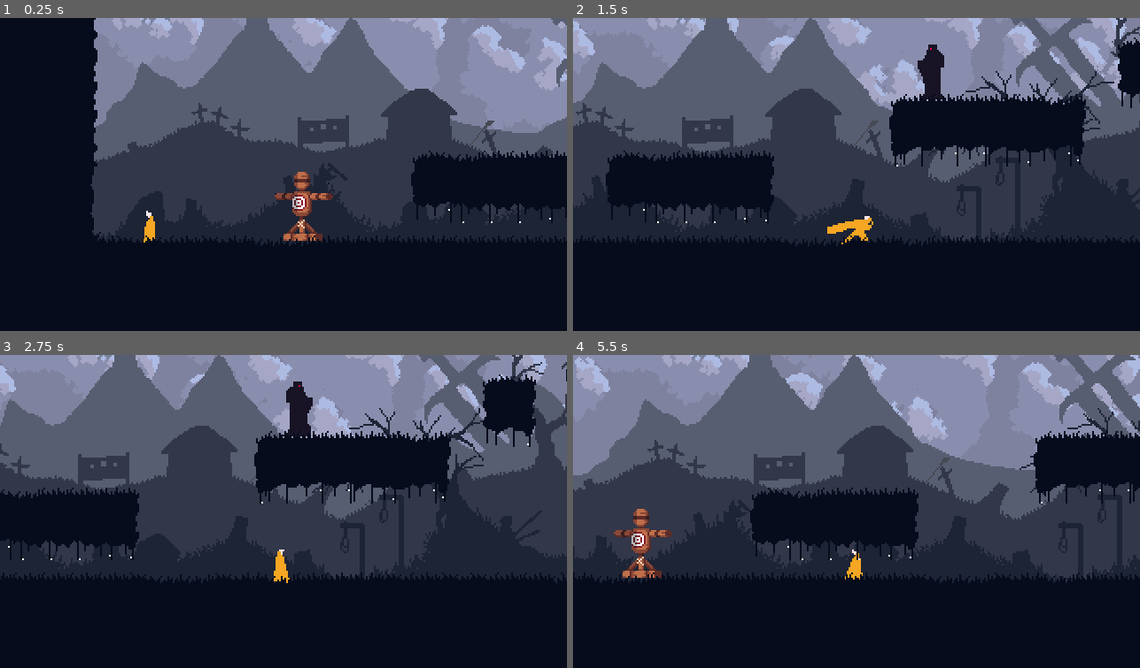
Above: before the commit, frames 1-4 (two rows, left to right).
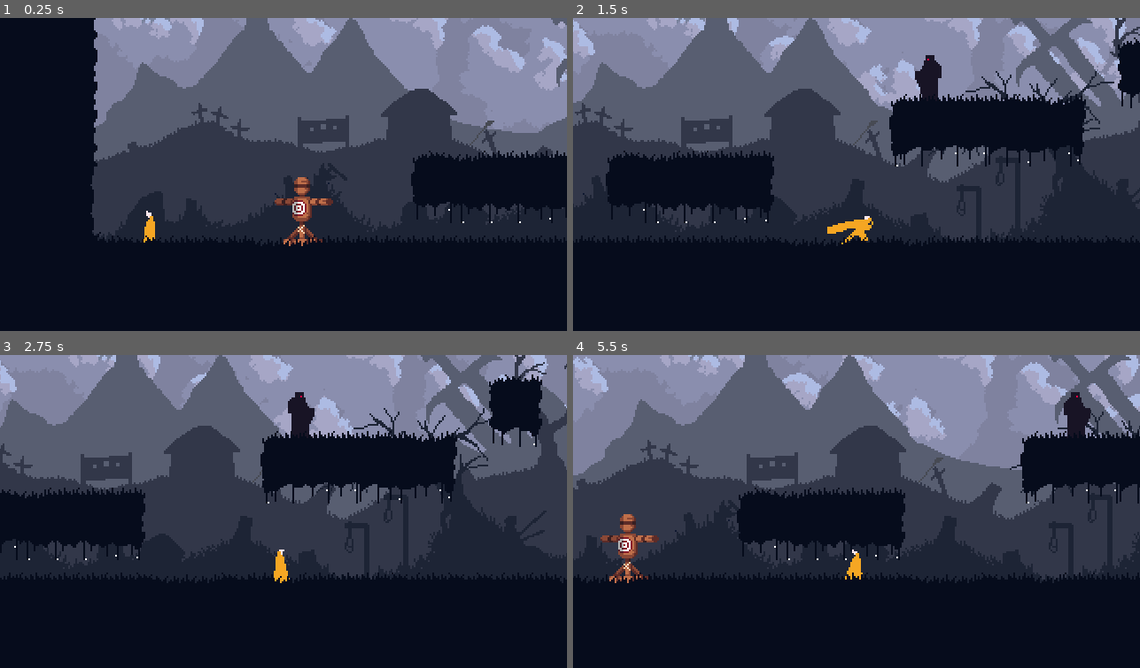
Above: after the commit, the same moments.

Repository: petrik33/bsu-action-platformer
Game: Godot game, scene res://scene/game.tscn
The game is run twice, just before and just after one commit, with the same random seed, the same clock (stepped at 60 frames per second) and the same inputs.
Inputs (mouse positions are in pixels of both pictures, inside the frame that each line leads up to):
- Up to frame 1 (0.25 s): no input
- Up to frame 2 (1.5 s): move the mouse to (981, 161) at 0.52 s; hold D (right) from 0.53 s (still down); click (981, 161) at 0.6 s; tap Space (jump) at 0.77 s; tap Shift (roll) at 0.8, 1.35 s; move the mouse to (743, 193) at 1.27 s
- Up to frame 3 (2.75 s): tap Space (jump) at 1.52 s; tap C (sprint) at 1.55, 2.1 s; move the mouse to (340, 442) at 2.02 s; release D (right) at 2.03 s; hold A (left) from 2.03 s (still down); tap Z (walk) at 2.3 s
- Up to frame 4 (5.5 s): move the mouse to (828, 577) at 2.77 s; release A (left) at 2.78 s; hold D (right) 2.78-4.28 s; tap Z (walk) at 2.85, 5.3 s; tap Space (jump) at 3.02, 3.77, 4.52 s; click (828, 577) at 3.05 s; move the mouse to (1026, 561) at 3.52 s; click (1026, 561) at 3.6 s; tap Shift (roll) at 3.8, 4.35 s; move the mouse to (686, 467) at 4.27 s; hold A (left) 4.28-5.03 s; tap C (sprint) at 4.55, 5.1 s; move the mouse to (884, 514) at 5.02 s; hold D (right) from 5.03 s (still down)

The runs differ from the first frame. In frame 1, 0.9% of the frame differs, in the area x 48-59%, y 49-73%; in frame 2, 0.7%; in frame 3, 6.4%; in frame 4, 9.8%, in the area x 0-100%, y 0-73%.

Commit message:
Base speed for hero, attack reimpl as self-transitioning state, post-refactor fixes, enemy steering instead of speed changing

Diff:
--- a/scene/enemies/mage.tscn
+++ b/scene/enemies/mage.tscn
@@ -18,6 +18,8 @@
 [ext_resource type="PackedScene" uid="uid://8u16f5cw6syf" path="res://scene/enemies/states/hurt.tscn" id="12_0c3hi"]
 [ext_resource type="PackedScene" uid="uid://cu1fyvhsvvnxt" path="res://scene/enemies/states/investigate.tscn" id="13_rtlgi"]
 [ext_resource type="PackedScene" uid="uid://dqk86am2bll74" path="res://scene/enemies/states/alert.tscn" id="17_0c3hi"]
+[ext_resource type="Script" uid="uid://buji1uw4mpk74" path="res://script/physics/steering.gd" id="19_oulf2"]
+[ext_resource type="PackedScene" uid="uid://d2sud346rxdoh" path="res://scene/common/gravity.tscn" id="20_rj7a1"]
 
 [sub_resource type="RectangleShape2D" id="RectangleShape2D_vxxwj"]
 size = Vector2(12, 31)
@@ -266,7 +268,7 @@
 [sub_resource type="RectangleShape2D" id="RectangleShape2D_srgcj"]
 size = Vector2(105, 44)
 
-[node name="Mage" type="CharacterBody2D" unique_id=927593917 node_paths=PackedStringArray("state_machine", "perception", "navigation", "hurt_box", "hit_box", "alert_vfx", "visuals", "sprite")]
+[node name="Mage" type="CharacterBody2D" unique_id=927593917 node_paths=PackedStringArray("state_machine", "perception", "navigation", "hurt_box", "hit_box", "alert_vfx", "steering", "gravity", "visuals", "sprite")]
 collision_layer = 4
 script = ExtResource("1_oqubo")
 state_machine = NodePath("StateMachine")
@@ -275,6 +277,8 @@
 hurt_box = NodePath("Visual/HurtBox")
 hit_box = NodePath("Visual/HitBox")
 alert_vfx = NodePath("AlertVfx")
+steering = NodePath("Steering")
+gravity = NodePath("Gravity")
 visuals = NodePath("Visual")
 sprite = NodePath("Visual/AnimatedSprite2D")
 metadata/_custom_type_script = "uid://w23557yemp8u"
@@ -356,3 +360,9 @@
 [node name="Investigate" parent="StateMachine" unique_id=2119018935 instance=ExtResource("13_rtlgi")]
 
 [node name="Alert" parent="StateMachine" unique_id=1829192895 instance=ExtResource("17_0c3hi")]
+
+[node name="Steering" type="Node" parent="." unique_id=791649668]
+script = ExtResource("19_oulf2")
+metadata/_custom_type_script = "uid://buji1uw4mpk74"
+
+[node name="Gravity" parent="." unique_id=80762626 instance=ExtResource("20_rj7a1")]
--- a/scene/game.tscn
+++ b/scene/game.tscn
@@ -67,7 +67,7 @@
 position = Vector2(2137, -58)
 
 [node name="Dummy" parent="Bodies/Enemies" unique_id=1200216083 instance=ExtResource("6_ll5lq")]
-position = Vector2(170, -54)
+position = Vector2(170, -51)
 
 [node name="Character" parent="Bodies" unique_id=213064435 instance=ExtResource("7_17rxn")]
 position = Vector2(84, -60)
--- a/script/enemy.gd
+++ b/script/enemy.gd
@@ -21,13 +21,13 @@
 	state_machine.process(delta)
 
 func _physics_process(delta: float) -> void:
+	state_machine.update(delta)
+
 	if gravity:
 		gravity.apply(delta)
 
 	if steering:
 		steering.apply(delta)
-
-	state_machine.update(delta)
 
 	move_and_slide()
 
--- a/script/enemy/state_base.gd
+++ b/script/enemy/state_base.gd
@@ -13,6 +13,10 @@
 	get():
 		return enemy.navigation
 
+var steering: Steering:
+	get():
+		return enemy.steering
+
 
 func init(character_owner: CharacterBody2D):
 	super.init(character_owner)
--- a/script/enemy/states/alert.gd
+++ b/script/enemy/states/alert.gd
@@ -4,7 +4,7 @@
 
 
 func enter() -> void:
-	enemy.stop_horizontal()
+	steering.set_horizontal_velocity(0)
 	enemy.face_vector(perception.to_target())
 	enemy.play_alert_vfx(alert_time)
 	_state_timer(alert_time, _on_finished)
--- a/script/enemy/states/attack.gd
+++ b/script/enemy/states/attack.gd
@@ -7,7 +7,7 @@
 
 
 func enter() -> void:
-	enemy.stop_horizontal()
+	steering.set_horizontal_velocity(0)
 	enemy.face_vector(perception.to_target())
 	enemy.play_animation(&"attack", time)
 	_state_timer(time, _on_finished)
--- a/script/enemy/states/chase.gd
+++ b/script/enemy/states/chase.gd
@@ -19,9 +19,9 @@
 
 func update(_delta: float) -> StringName:
 	if absf(perception.to_target().x) > arrival_distance:
-		enemy.move_horizontal(signf(perception.to_target().x), speed)
+		steering.set_horizontal_velocity(signf(perception.to_target().x) * speed)
 	else:
-		enemy.stop_horizontal()
+		steering.set_horizontal_velocity(0)
 
 	if not perception.has_target() or enemy.navigation.has_obstacles_ahead():
 		return &"Investigate"
--- a/script/enemy/states/hurt.gd
+++ b/script/enemy/states/hurt.gd
@@ -4,17 +4,13 @@
 
 
 func enter():
-	enemy.stop_horizontal()
+	steering.set_horizontal_velocity(0)
 	enemy.play_animation(&"hurt")
-	enemy.velocity = enemy.last_hurt.knockback
+	steering.set_instant_velocity(enemy.last_hurt.knockback)
 	enemy.face(-enemy.velocity.x)
 
 func update(delta: float) -> StringName:
-	enemy.velocity.x = move_toward(
-		enemy.velocity.x,
-		0.0,
-		knockback_resist * delta
-	)
+	steering.set_horizontal_velocity(0)
 
 	if not is_zero_approx(enemy.velocity.x):
 		return &""
--- a/script/enemy/states/investigate.gd
+++ b/script/enemy/states/investigate.gd
@@ -52,9 +52,8 @@
 	return false
 
 func _begin_search() -> void:
-	enemy.move_horizontal(_look_direction, search_speed)
+	steering.set_horizontal_velocity(_look_direction * search_speed)
 	enemy.face(_look_direction)
-	enemy.stop_horizontal()
 
 func _can_search() -> bool:
 	if absf(perception.to_target().x) <= arrival_distance:
--- a/script/enemy/states/passive/idle.gd
+++ b/script/enemy/states/passive/idle.gd
@@ -8,7 +8,7 @@
 
 
 func enter():
-	enemy.stop_horizontal()
+	steering.set_horizontal_velocity(0)
 	enemy.play_animation(&"idle")
 	remaining_time = randf_range(min_time,max_time)
 
--- a/script/enemy/states/passive/patrol.gd
+++ b/script/enemy/states/passive/patrol.gd
@@ -19,12 +19,11 @@
 
 func update(_delta: float) -> StringName:
 	if enemy.navigation.has_obstacles_ahead():
-		enemy.stop_horizontal()
+		steering.set_horizontal_velocity(0)
 		return &"Idle"
 
-	enemy.move_horizontal(
-		direction,
-		speed
+	steering.set_horizontal_velocity(
+		direction * speed
 	)
 
 	if absf(enemy.global_position.x - origin_x) >= max_distance:
--- a/script/hero.gd
+++ b/script/hero.gd
@@ -7,12 +7,12 @@
 @export var steering: Steering
 @export var gravity: Gravity
 
-@export var default_speed: float = 400
+@export var base_speed: float = 400
 @export var jump_speed: float = 350
 
 var jumps_left := 2
 var movement_direction := 0.0
-var is_movement_locked := false
+var combo_buffered := false
 var last_hurt: AttackData
 
 
@@ -26,22 +26,18 @@
 func _physics_process(delta: float) -> void:
 	movement_direction = signf(Input.get_axis("left", "right"))
 
+	state_machine.update(delta)
+
 	if gravity:
 		gravity.apply(delta)
-	else:
-		# Fallback for when component is not attached
-		if not is_on_floor():
-			velocity.y += 900 * delta
 
 	if steering:
 		steering.apply(delta)
 
+	move_and_slide()
+
 	if is_on_floor():
 		jumps_left = 2
-
-	state_machine.update(delta)
-
-	move_and_slide()
 
 
 func hurt(attack_data: AttackData):
@@ -55,12 +51,6 @@
 func is_invulnerable() -> bool:
 	return hurt_box != null and hurt_box.is_invulnerable
 
-func lock_movement():
-	is_movement_locked = true
-
-func unlock_movement():
-	is_movement_locked = false
-
 func can_jump() -> bool:
 	return jumps_left > 0
 
--- a/script/hero/states/action/attack.gd
+++ b/script/hero/states/action/attack.gd
@@ -1,4 +1,4 @@
-extends HeroStateBase
+class_name HeroAttackState extends HeroStateBase
 
 
 @export var lock_speed: float = 50
@@ -6,25 +6,28 @@
 @export var animation_time: Array[float] = [-1.0, -1.0, -1.0]
 
 var combo_index: int = 0
-var combo_buffered: bool = false
 
 
 func enter():
-	combo_index = 0
-	combo_buffered = false
+	if hero.combo_buffered:
+		combo_index += 1
+		hero.combo_buffered = false
+	else:
+		combo_index = 0
+
+	if combo_index >= combo_animations.size():
+		_transition(&"Idle")
+		return
+
 	_start_attack()
 
-func exit():
-	pass
-
 func update(_delta: float) -> StringName:
-	if steering:
-		steering.set_horizontal_velocity(hero.movement_direction * lock_speed)
+	steering.set_horizontal_velocity(hero.movement_direction * lock_speed)
 
 	if Input.is_action_just_pressed("click"):
-		combo_buffered = true
+		hero.combo_buffered = true
+
 	return &""
-
 
 func _start_attack():
 	var anim_name := combo_animations[combo_index]
@@ -36,9 +39,7 @@
 	_state_timer(time, _on_finished)
 
 func _on_finished():
-	if combo_buffered and combo_index < combo_animations.size() - 1:
-		combo_index += 1
-		combo_buffered = false
-		_start_attack()
+	if hero.combo_buffered:
+		_transition(&"Attack")
 	else:
-		_transition("Idle")
+		_transition(&"Idle")
--- a/script/hero/states/incapacitated/hurt.gd
+++ b/script/hero/states/incapacitated/hurt.gd
@@ -10,7 +10,6 @@
 	else:
 		hero.velocity = hero.last_hurt.knockback
 	hero.face(signf(-hero.velocity.x))
-	hero.lock_movement()
 
 func exit():
 	hero.unlock_movement()
--- a/script/hero/states/locomotion/airborne.gd
+++ b/script/hero/states/locomotion/airborne.gd
@@ -1,8 +1,6 @@
 extends HeroStateBase
 
 @export var attack_transition: StringName = &"Attack"
-
-
 
 
 func update(_delta: float) -> StringName:
--- a/script/hero/states/locomotion/airborne/jump.gd
+++ b/script/hero/states/locomotion/airborne/jump.gd
@@ -8,6 +8,7 @@
 
 
 func update(_delta: float) -> StringName:
+	steering.set_horizontal_velocity(0)
 	if hero.velocity.y > 0:
 		return "Fall"
 	return &""
--- a/script/hero/states/locomotion/grounded/move/run.gd
+++ b/script/hero/states/locomotion/grounded/move/run.gd
@@ -6,12 +6,8 @@
 func enter():
 	hero.play_animation(animation_name)
 
-
-
-
 func update(_delta: float) -> StringName:
-	if steering:
-		steering.set_horizontal_velocity(hero.movement_direction * hero.default_speed)
+	steering.set_horizontal_velocity(hero.movement_direction * hero.base_speed)
 
 	if Input.is_action_just_pressed("walk"):
 		return "Walk"
--- a/script/hero/states/locomotion/grounded/move/sprint.gd
+++ b/script/hero/states/locomotion/grounded/move/sprint.gd
@@ -1,21 +1,14 @@
 extends HeroStateBase
 
-@export var sprint_speed: float = 600
+@export var speed_multiplier: float = 1.5
 @export var animation_name: StringName = &"sprint"
 
 
 func enter():
 	hero.play_animation(animation_name)
 
-func exit():
-	pass
-
-
-
-
 func update(_delta: float) -> StringName:
-	if steering:
-		steering.set_horizontal_velocity(hero.movement_direction * sprint_speed)
+	steering.set_horizontal_velocity(hero.movement_direction * hero.base_speed * speed_multiplier)
 
 	if Input.is_action_just_pressed("walk"):
 		return "Walk"
--- a/script/hero/states/locomotion/grounded/move/walk.gd
+++ b/script/hero/states/locomotion/grounded/move/walk.gd
@@ -1,21 +1,14 @@
 extends HeroStateBase
 
-@export var walk_speed: float = 200
+@export var speed_multiplier: float = 0.5
 @export var animation_name: StringName = &"walk"
 
 
 func enter():
 	hero.play_animation(animation_name)
 
-func exit():
-	pass
-
-
-
-
 func update(_delta: float) -> StringName:
-	if steering:
-		steering.set_horizontal_velocity(hero.movement_direction * walk_speed)
+	steering.set_horizontal_velocity(hero.movement_direction * hero.base_speed * speed_multiplier)
 
 	if Input.is_action_just_pressed("walk"):
 		return "Run"
--- a/script/hero/states/locomotion/roll.gd
+++ b/script/hero/states/locomotion/roll.gd
@@ -15,7 +15,6 @@
 		steering.set_instant_velocity(Vector2(_roll_direction * roll_speed, 0))
 	else:
 		hero.velocity.x = _roll_direction * roll_speed
-	hero.lock_movement()
 
 	if invulnerable_during_roll:
 		hero.set_invulnerable(true)
@@ -28,8 +27,6 @@
 	if invulnerable_during_roll:
 		hero.set_invulnerable(false)
 
-	hero.unlock_movement()
-
 
 func _on_finished() -> void:
 	if character.is_on_floor():
--- a/script/physics/gravity.gd
+++ b/script/physics/gravity.gd
@@ -14,6 +14,7 @@
 		return ["Gravity component must be a child of CharacterBody2D"]
 	return []
 
+
 func apply(delta: float):
 	if body:
 		body.velocity.y += value * delta
--- a/script/physics/steering.gd
+++ b/script/physics/steering.gd
@@ -7,6 +7,7 @@
 
 var body: CharacterBody2D
 var desired_velocity: Vector2 = Vector2.ZERO
+
 
 func _ready():
 	body = get_parent() as CharacterBody2D
@@ -18,6 +19,7 @@
 		return ["Steering component must be a child of CharacterBody2D"]
 	return []
 
+
 func set_desired_velocity(velocity: Vector2):
 	desired_velocity = velocity.limit_length(max_speed)
 
@@ -25,9 +27,8 @@
 	desired_velocity.x = clamp(value, -max_speed, max_speed)
 
 func set_instant_velocity(velocity: Vector2):
-	if body:
-		body.velocity = velocity
-		desired_velocity = velocity
+	body.velocity = velocity
+	desired_velocity = velocity
 
 func apply(delta: float):
 	if not body:
